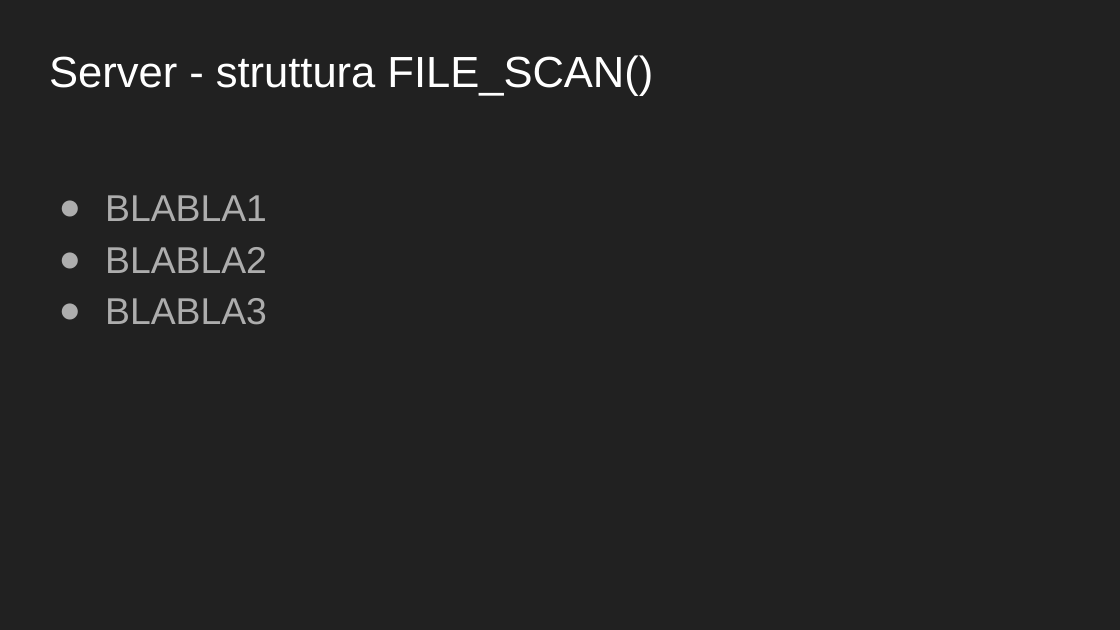
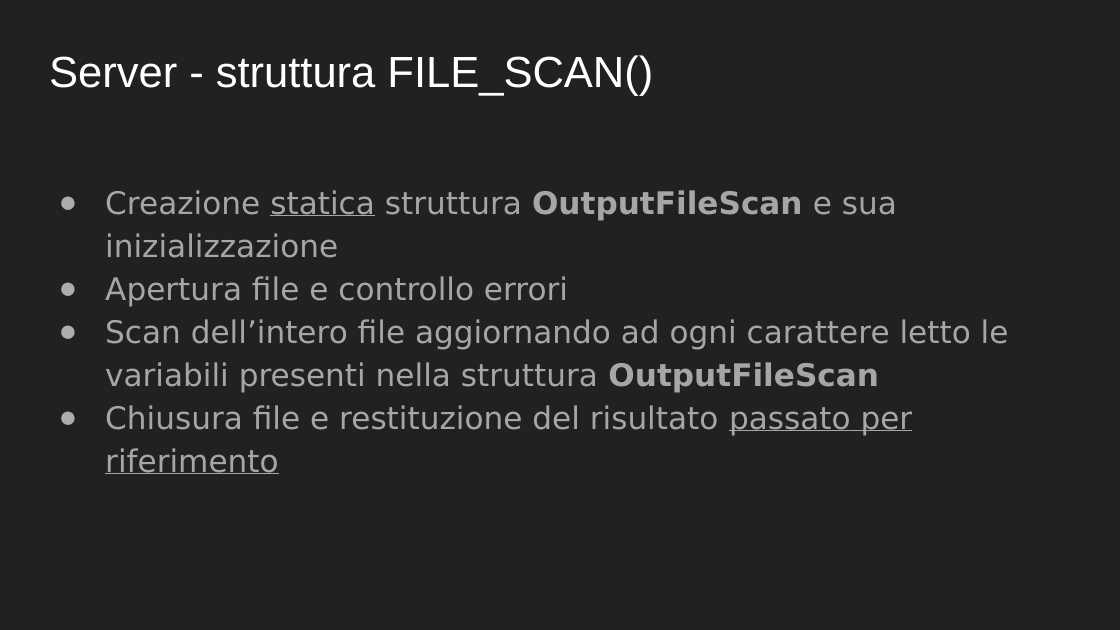
Before and after one commit to reticalcolatori/esercitazione8, a slide deck: slide 6 of PresentazioneEs6.pptx. Drawn at 1120x630 pixels with LibreOffice and Linux fonts; fonts in the diff are those of the drawing. Boxes give left, top, right and bottom in pixels: in the first picture for what was removed or moved away, otherwise in the second. Text is boxed around its words. In the diff, an @@ line names an element or a change of style, - is before the commit and + after.

```diff
--- a/PresentazioneEs6.pptx
+++ b/PresentazioneEs6.pptx
@@ text at (105,190,1009,474): text changed; size 24 to 20 pt; font Arial to DejaVu Sans; text colour #ADADAD to #A6A6A6 @@
-● BLABLA1
-● BLABLA2
-● BLABLA3
+● Creazione statica struttura OutputFileScan e sua inizializzazione
+● Apertura file e controllo errori
+● Scan dell’intero file aggiornando ad ogni carattere letto le variabili presenti nella struttura OutputFileScan
+● Chiusura file e restituzione del risultato passato per riferimento
```
Also in this commit, not shown: 4 other slides changed, 3 slides added, 3 slides removed.
